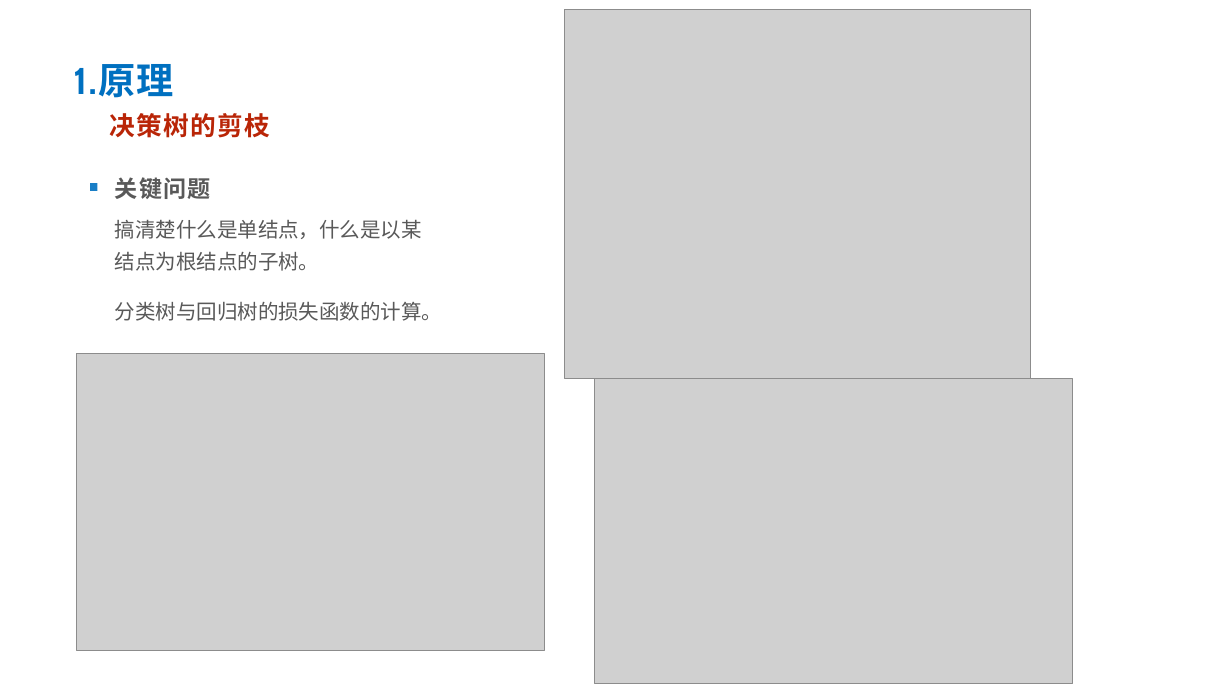
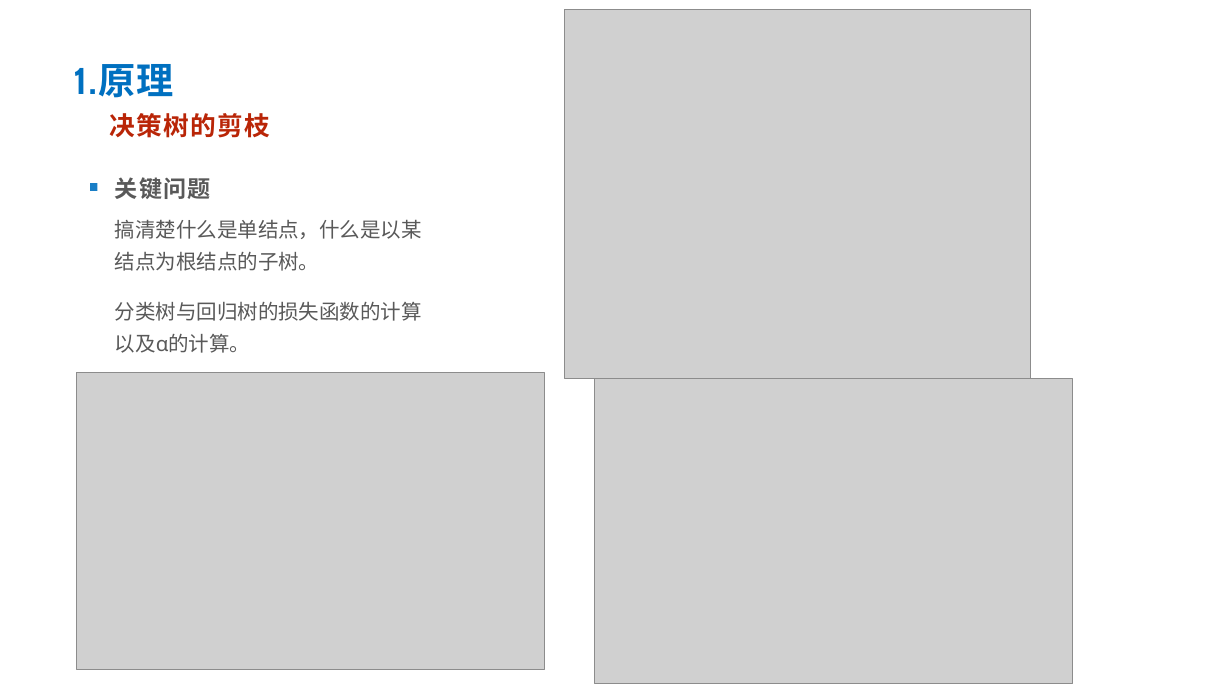
Before and after one commit to Mari00oo00/ShuZhi, a slide deck: slide 10 of 答辩.pptx. Drawn at 1232x693 pixels with LibreOffice and Linux fonts; fonts in the diff are those of the drawing; grey boxes stand for pictures. Boxes give left, top, right and bottom in pixels: in the first picture for what was removed or moved away, otherwise in the second. Text is boxed around its words. In the diff, an @@ line names an element or a change of style, - is before the commit and + after.

```diff
--- a/答辩.pptx
+++ b/答辩.pptx
@@ text at [115, 302, 422, 353]: text changed @@
-分类树与回归树的损失函数的计算。
+分类树与回归树的损失函数的计算以及α的计算。
@@ picture: place and size @@
-picture at [76, 354, 544, 651]
+picture at [76, 373, 544, 670]
```
Also in this commit, not shown: 2 other slides changed, 1 other file.
